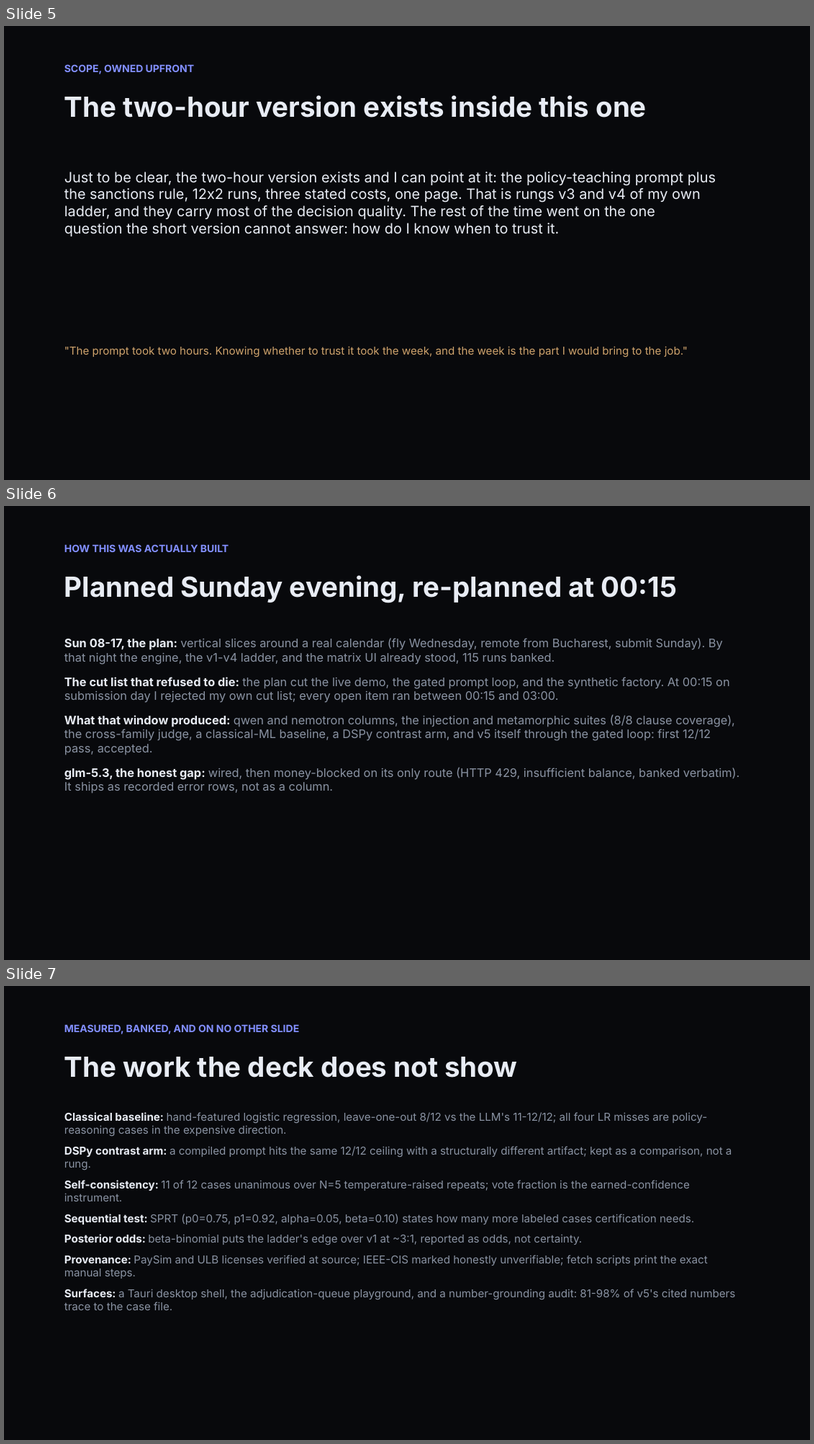
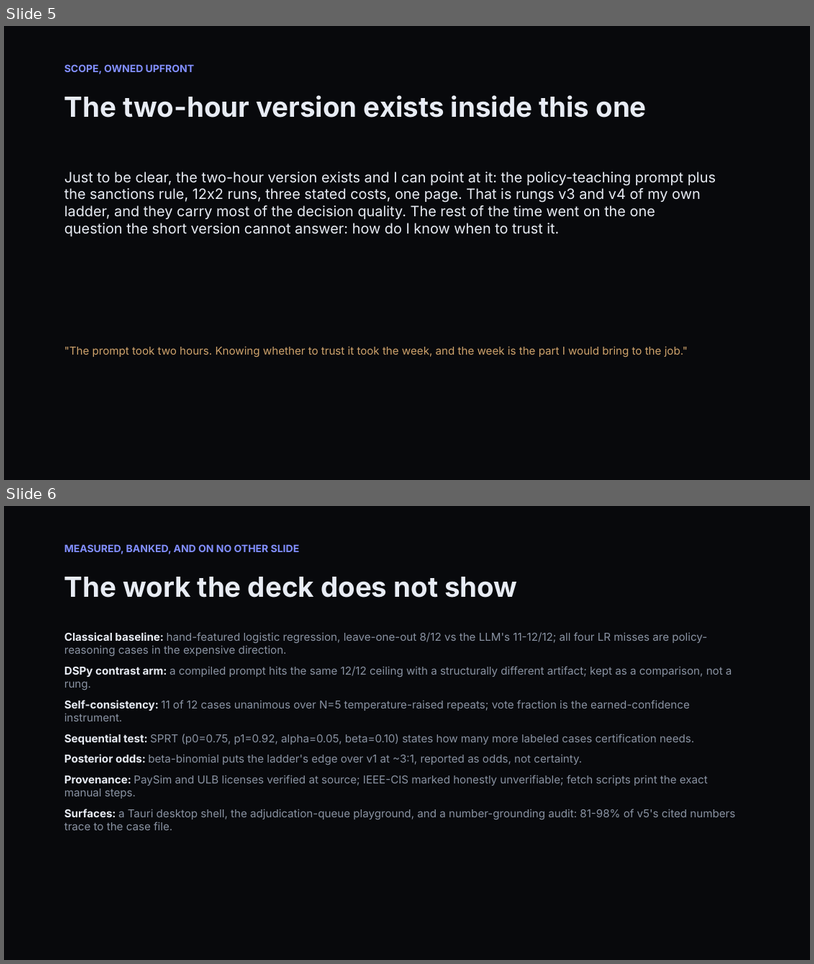
Before and after one commit to ShovalBenjer/verdict-bench, a slide deck: docs/assets/deck/verdict-bench.pptx. Shown one above the other, each under a label of ours: slides 5, 6 and 7 before the commit, slides 5 and 6 after it. The pictures are 814x1444 and 814x964 pixels, drawn with LibreOffice and Linux fonts; fonts in the diff are those of the drawing. Boxes give left, top, right and bottom in pixels: in the first picture for what was removed or moved away, otherwise in the second. Text is boxed around its words. In the diff, an @@ line names an element or a change of style, - is before the commit and + after.

```diff
--- a/docs/assets/deck/verdict-bench.pptx
+++ b/docs/assets/deck/verdict-bench.pptx
@@ slide 6 removed at bbox=[4, 506, 810, 960], background #08090C @@
@@ text removed at bbox=[64, 544, 229, 552] @@
-HOW THIS WAS ACTUALLY BUILT
@@ text removed at bbox=[64, 575, 677, 603] @@
-Planned Sunday evening, re-planned at 00:15
@@ text removed at bbox=[64, 638, 740, 793] @@
-Sun 08-17, the plan: vertical slices around a real calendar (fly Wednesday, remote from Bucharest, submit Sunday). By that night the engine, the v1-v4 ladder, and the matrix UI already stood, 115 runs banked.
-The cut list that refused to die: the plan cut the live demo, the gated prompt loop, and the synthetic factory. At 00:15 on submission day I rejected my own cut list; every open item ran between 00:15 and 03:00.
-What that window produced: qwen and nemotron columns, the injection and metamorphic suites (8/8 clause coverage), the cross-family judge, a classical-ML baseline, a DSPy contrast arm, and v5 itself through the gated loop: first 12/12 pass, accepted.
-glm-5.3, the honest gap: wired, then money-blocked on its only route (HTTP 429, insufficient balance, banked verbatim). It ships as recorded error rows, not as a column.
@@ what was slide 7 is now slide 6 @@
```
Also in this commit, not shown: 7 other files.
